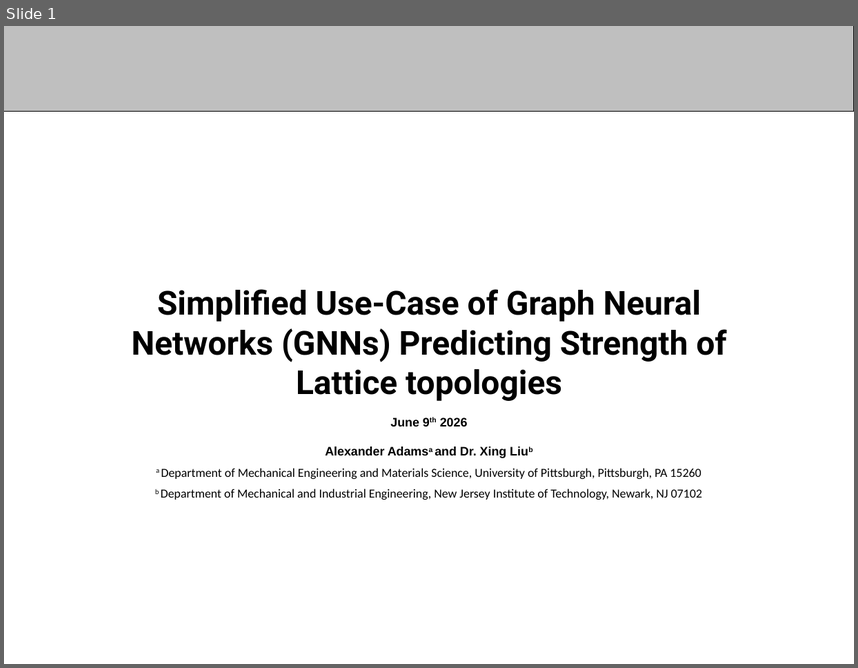
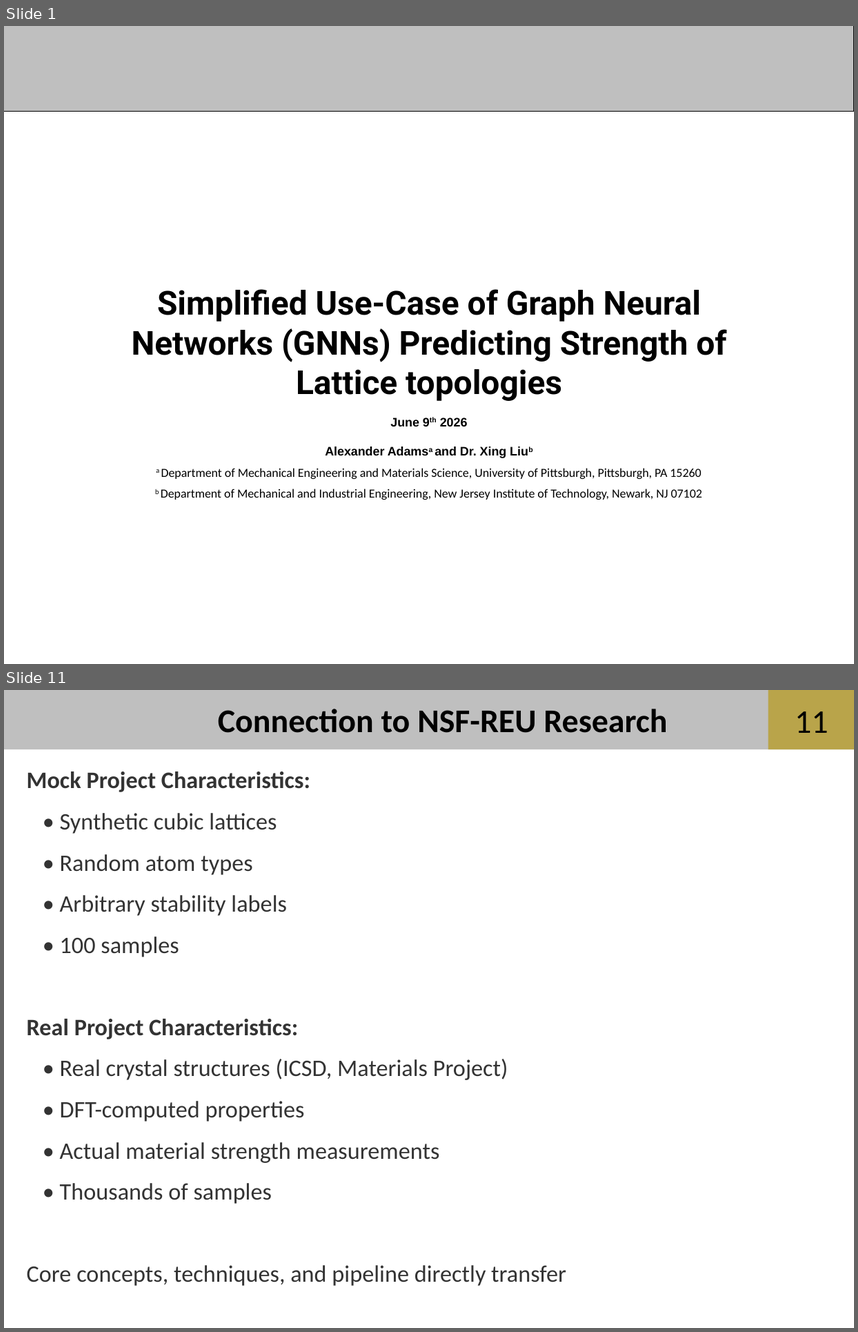
Before and after one commit to aadams2006/NSF-REU-Summer-26, a slide deck: powerpoints/6-2 REU - Copy.pptx. Shown one above the other, each under a label of ours: slide 1 before the commit, slides 1 and 11 after it; the slides between them are not shown. The pictures are 858x668 and 858x1332 pixels, drawn with LibreOffice and Linux fonts; fonts in the diff are those of the drawing; background and template pictures are left out. Boxes give left, top, right and bottom in pixels: in the first picture for what was removed or moved away, otherwise in the second. Text is boxed around its words. In the diff, an @@ line names an element or a change of style, - is before the commit and + after.

```diff
--- a/powerpoints/6-2 REU - Copy.pptx
+++ b/powerpoints/6-2 REU - Copy.pptx
@@ slide 11 added at (4,690,854,1328), background #FFFFFF; not listed: 2 template elements that a slide beside it also shows @@
@@ text added at (218,709,667,733), 28 pt, text #000000, bold @@
+Connection to NSF-REU Research
@@ page number added at (795,711,828,733), 28 pt, text #000000 @@
+11
@@ text added at (27,771,566,1285), 20 pt, text #333333 @@
+Mock Project Characteristics:
+• Synthetic cubic lattices
+• Random atom types
+• Arbitrary stability labels
+• 100 samples
+Real Project Characteristics:
+• Real crystal structures (ICSD, Materials Project)
+• DFT-computed properties
+• Actual material strength measurements
+• Thousands of samples
+Core concepts, techniques, and pipeline directly transfer
```
Also in this commit, not shown: 11 other slides added, 4 slides removed.
